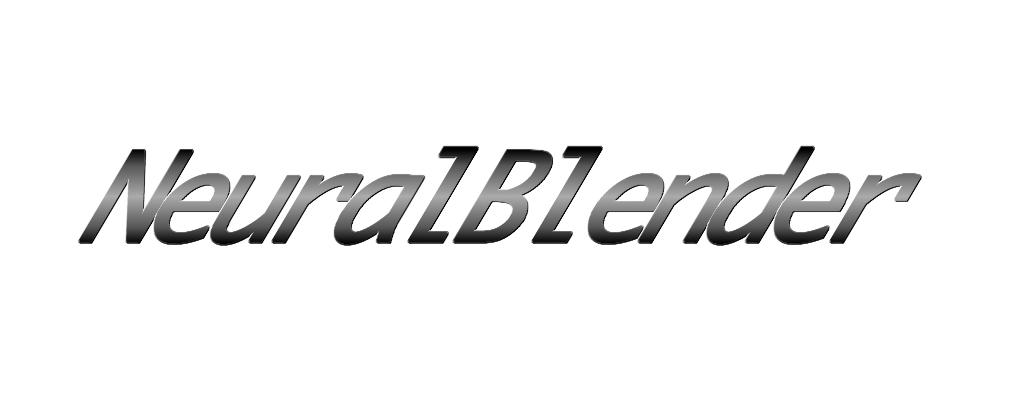
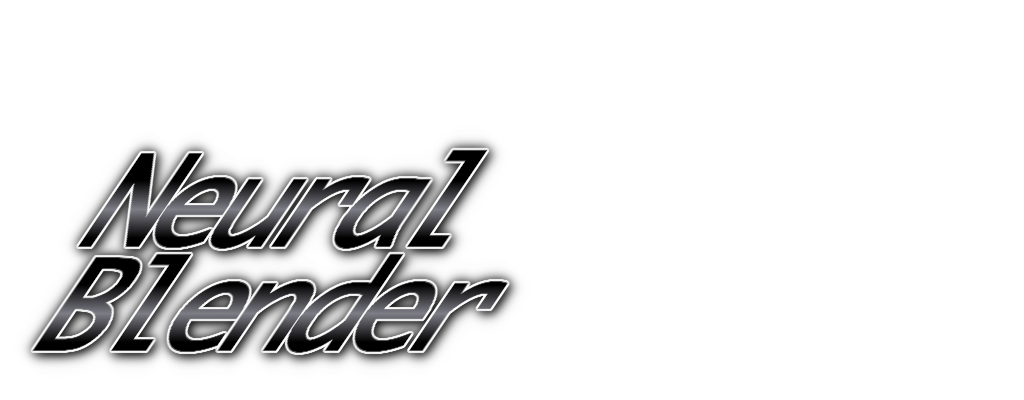
Layered file, before and after one edit (1024x400). Changes by layer:
renamed "text" to "text copy #3", painted on it over [18, 134, 922, 374]
removed layer "text copy #1" from group "try2" over [76, 144, 921, 244]
removed layer "text copy #2" from group "try2" over [78, 146, 922, 246]
hid "text copy", painted on it over [76, 145, 922, 250]